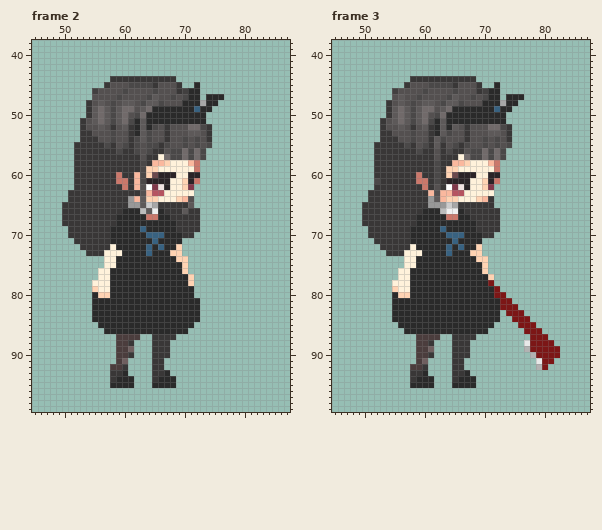
Two states of a pixel-art file, draem/주인공/횡스크롤/Idle.aseprite. That is the earlier state.
128x128 pixels, 4 frames. Colours within 5 levels of each other are drawn and written as one. Shown: frame 2: x 45..87, y 38..99; frame 3: x 45..87, y 38..99. The commit also changed other frames, which this record leaves out.
Once edited:
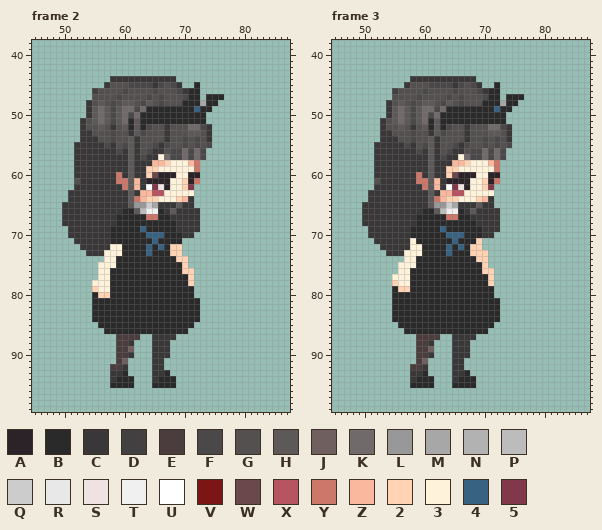
Palette (. is transparent): A #2b2327  B #2a2a2a  C #393737  D #424040  E #4b3d3d  F #4a4848  G #545050  H #5d5959  J #6f5f5f  K #716a6a  L #989898  M #a7a7a7  N #b2b2b2  P #bcbcbc  Q #cccccc  R #e8e8e8  S #f1e2e2  T #f0f0f0  U #ffffff  V #7c1616  W #6b484c  X #b65461  Y #cb786b  Z #fab89e  2 #ffd3b3  3 #fff2db  4 #386281  5 #81384b
Difference:
--- frame 2, layers "레이어 5", "gair", "hand"
@@ x 50..73 @@
  44 ........CCCCCCCCCCC.....
- 45 .......CGGGFFFFCGGGC..B.
- 46 .....DGGGGFGGGGFGGGCDBB.
- 47 .....GGGGFGGGGFHGGFGFBB.
- 48 ....CGHGFGHHGFHHFGGGBBBM
- 49 ....CHKHFHKKGHKBBBBBBB4B
- 50 ....CHKHFHKGFKBBBBBBBBBB
- 51 ...CGHKHFHKFBHBBBBBBBBBB
- 52 ...CGGHGCGHCBHBFGCGGGKKF
- 53 ...CCGGGFGGCBHFGGCGGGHHG
- 54 ...CCCGGFGGCFHFGGCGGFGFG
- 55 ..CCCCCFCGFCFGFFCFGGFGFG
- 56 ..CCCCCCCFCCFGFCCGFFKFKF
- 57 ..CCCCCCCCCCCGCC3KFFKFKF
- 58 ..CCCCCCCCCCCFCZZ2333ZY.
- 59 ..CCCCCCCCCCCF22333333Y.
- 60 ..CCCCCCCYCCZF2WAAA33AA.
- 61 ..CCCCCCCYYCZFAAAA332AY.
- 62 ..CCCCCCCCYCZGU5SA3325..
- 63 .CCCCCCCCCCCCGZXX33333..
- 64 .CCCCCCCCCCLZH223332ZG..
- 65 CCCCCCCCCCCLLHQMCCCCCH..
- 66 CCCCCCCCCCBBBPHTBCCCHCC.
+ 45 .......CGGGFFFFCFGFC..B.
+ 46 .....DGGGGFGGGGFGGGFCBB.
+ 47 .....GGGGFGGGGFGFGGGFBB.
+ 48 ....CGHGFGHHGFHGFGGGBBBM
+ 49 ....CHKHFHKKFKBBBBBBBB4B
+ 50 ....CHKHFHKFKBBBBBBBBBBB
+ 51 ...CGHKHFHKBHBBBBBBBBBBB
+ 52 ...CGGHGCGHBHBFGGCGGGKKF
+ 53 ...CCGGGFGGCHFGGGCGGGHHG
+ 54 ...CCCGGFGGHCGGGGCGGFGFG
+ 55 ..CCCCCFCGFHCGGFCFGGFGFG
+ 56 ..CCCCCCCFCHCGFCCGFFKFKF
+ 57 ..CCCCCCCCCHCFCC3KFFKFKF
+ 58 ..CCCCCCCCCHCCCZZ2333ZY.
+ 59 ..CCCCCCCCCHCC22333333Y.
+ 60 ..CCCCCCCYCHCC2WAAA33AA.
+ 61 ..GCCCCCCYYHZCAAAA332AY.
+ 62 ..CCCCCCCCYHZCU5SA3325..
+ 63 .CCCCCCCCCCHCZZXX33333..
+ 64 .CCCCCCCCCCHYZ223332ZC..
+ 65 CCCCCCCCCCCHLLQMCCCHCC..
+ 66 CCCCCCCCCCBBHPTTBCHCCCC.
  67 CCCCCCCCCBBBBBYYBBCCCCC.
@@ x 54..73 @@
  71 CCCCBBBBBBB4BBBB....
- 72 CCCC3BBBBB4B4BB2....
+ 72 CCCC33BBBB4B4B22....
  73 CCC333BBBB4BBB22....
  74 ...33BBBBBBBBBB22...
- 75 ...33BBBBBBBBBBB2...
- 76 ..33BBBBBBBBBBBB2...
+ 75 ..333BBBBBBBBBBB2...
+ 76 ..33BBBBBBBBBBBB22..
  77 ..33BBBBBBBBBBBBB2..
--- frame 3
@@ x 45..87 @@
  44 .............CCCCCCCCCCC...................
- 45 ............CGGGFFFFCGGGC..B...............
- 46 ..........DGGGGFGGGGFGGGCDBB...............
- 47 ..........GHGGFGGGGFHGGFGFBB.BBB...........
- 48 .........CGHGFGHHGFHHFGGGBBBMBB............
- 49 .........CHKHFHKKGHKBBBBBBB4BB.............
- 50 .........CHKHFHKGFKBBBBBBBBBB..............
- 51 ........CGHKHFHKFBHBBBBBBBBBB..............
- 52 ........CGGHGCGHCBHBHGCGGGKKFC.............
- 53 ........CCGGGFGGCBHFGGCGGGHHGC.............
- 54 ........CCCGGFGGCHFGGGCGGFGFGC.............
- 55 .......CCCCCFCGFCHCGFCFGGFGFGF.............
- 56 .......CCCCCCCFCCGCFCCGFFKFKF..............
- 57 .......CCCCCCCCCCGCCC3KFFKFKF..............
- 58 .......CCCCCCCCCCFCCZZ2333ZY...............
- 59 .......CCCCCCCCCCFC22333333Y...............
- 60 .......CCCCCCCYCCFC2WAAA33AA...............
- 61 .......FCCCCCCYYCFCAAAA332AY...............
- 62 .......CCCCCCCCYCGCU5SA3325................
- 63 ......CCCCCCCCCCZGZZXX33333................
- 64 ......CCCCCCCCCCLHZ223332ZC................
- 65 .....CCCCCCCCCCCLLLQMCCCCCC................
- 66 .....CCCCCCCCCCBBBPTTBCCCCCC...............
+ 45 ............CGGGFFFFCFGFC..B...............
+ 46 ..........DGGGGFGGGGFGGGFCBB...............
+ 47 ..........GGGGFGGGGFGFGGGFBB.BBB...........
+ 48 .........CGHGFGHHGFHGFGGGBBBMBB............
+ 49 .........CHKHFHKKFKBBBBBBBB4BB.............
+ 50 .........CHKHFHKFKBBBBBBBBBBB..............
+ 51 ........CGHKHFHKBHBBBBBBBBBBB..............
+ 52 ........CGGHGCGHBHBFGGCGGGKKFC.............
+ 53 ........CCGGGFGGCHFGGGCGGGHHGC.............
+ 54 ........CCCGGFGGHCGGGGCGGFGFGC.............
+ 55 .......CCCCCFCGFHCGGFCFGGFGFGF.............
+ 56 .......CCCCCCCFCHCGFCCGFFKFKF..............
+ 57 .......CCCCCCCCCHCFCC3KFFKFKF..............
+ 58 .......CCCCCCCCCHCCCZZ2333ZY...............
+ 59 .......CCCCCCCCCHCC22333333Y...............
+ 60 .......CCCCCCCYCHCC2WAAA33AA...............
+ 61 .......GCCCCCCYYHZCAAAA332AY...............
+ 62 .......CCCCCCCCYHZCU5SA3325................
+ 63 ......CCCCCCCCCCHCZZXX33333................
+ 64 ......CCCCCCCCCCHYZ223332ZC................
+ 65 .....CCCCCCCCCCCHLLQMCCCHCC................
+ 66 .....CCCCCCCCCCBBHPTTBCHCCCC...............
  67 .....CCCCCCCCCBBBBBYYBBCCCCC...............
  68 .....CCCCCCCCCBBBBBBBBBBCCCC...............
- 69 ......CCCCCCCBBBBB4BBBBBCCCC...............
+ 69 ......CCCCCCCBBBBB4BBBBBBCCC...............
  70 ......CCCCCCCBBBBBB444BBBCC................
- 71 .......CCCCCCBBBBBBB4BBBB..................
- 72 ........CCCCC3BBBBB4B4BB2..................
- 73 .........CCC333BBBB4BBB22..................
+ 71 .......CCCCCC3BBBBBB4BBB2..................
+ 72 ........CCCCC33BBBB4B4B22..................
+ 73 .........CCC333BBBB4BBB222.................
  74 ............33BBBBBBBBBB22.................
- 75 ............33BBBBBBBBBBB2.................
- 76 ...........33BBBBBBBBBBBB2.................
- 77 ...........33BBBBBBBBBBBBB2................
- 78 ..........333BBBBBBBBBBBBBV................
- 79 ..........233BBBBBBBBBBBBBBV...............
- 80 ..........B22BBBBBBBBBBBBBBVV..............
- 81 ..........BBBBBBBBBBBBBBBBBBVV.............
- 82 ..........BBBBBBBBBBBBBBBBBBVVV............
- 83 ..........BBBBBBBBBBBBBBBBBB.VVV...........
- 84 ..........BBBBBBBBBBBBBBBBBB..VVV..........
- 85 ...........BBBBBBBBBBBBBBBB....VVV.........
- 86 ............BBBBBBBBBBBBBB......VVV........
- 87 ..............EEEE..CCCC.........VVV.......
- 88 ..............EEC...CCC.........RVVVV......
- 89 ..............EEJ...CCC.........NVVVVV.....
- 90 ..............EEC...CCC..........NVVVV.....
- 91 ..............EJ....CC............RVV......
- 92 .............EEC....CC............NV.......
+ 75 ...........333BBBBBBBBBBB2.................
+ 76 ...........33BBBBBBBBBBBB22................
+ 77 ..........333BBBBBBBBBBBBB2................
+ 78 ..........233BBBBBBBBBBBBB2................
+ 79 ..........B22BBBBBBBBBBBBBB................
+ 80 ..........BBBBBBBBBBBBBBBBB................
+ 81 ..........BBBBBBBBBBBBBBBBBB...............
+ 82 ..........BBBBBBBBBBBBBBBBBB...............
+ 83 ..........BBBBBBBBBBBBBBBBBB...............
+ 84 ..........BBBBBBBBBBBBBBBBBB...............
+ 85 ...........BBBBBBBBBBBBBBBB................
+ 86 ............BBBBBBBBBBBBBB.................
+ 87 ..............EEEE..CCCC...................
+ 88 ..............EEC...CCC....................
+ 89 ..............EEJ...CCC....................
+ 90 ..............EEC...CCC....................
+ 91 ..............EJ....CC.....................
+ 92 .............EEC....CC.....................
  93 .............CCB....CCB....................
Boxes around the changes in both pictures, in picture pixels (x1, y1, x2, y2):
changed: (128, 82, 194, 214)
changed: (74, 178, 80, 184)
changed: (98, 244, 122, 268)
changed: (170, 244, 194, 274)
changed: (428, 82, 560, 370)
changed: (398, 94, 404, 100)
changed: (374, 178, 380, 184)
changed: (392, 238, 422, 298)
